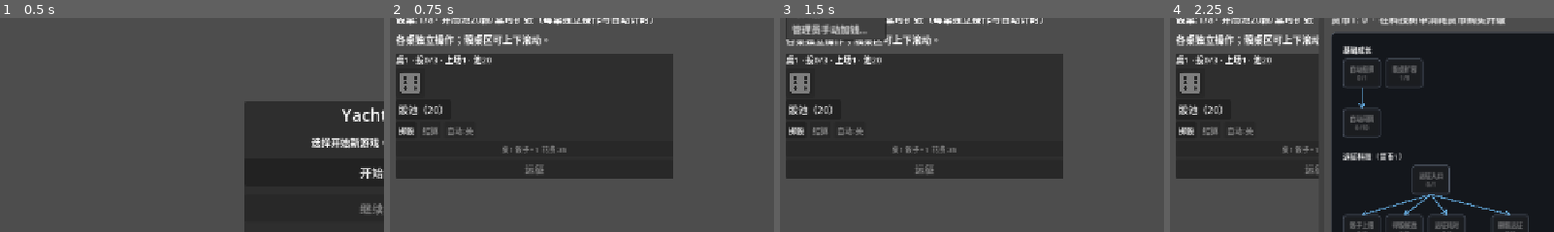
Above: before the commit, frames 1-4 (left to right).
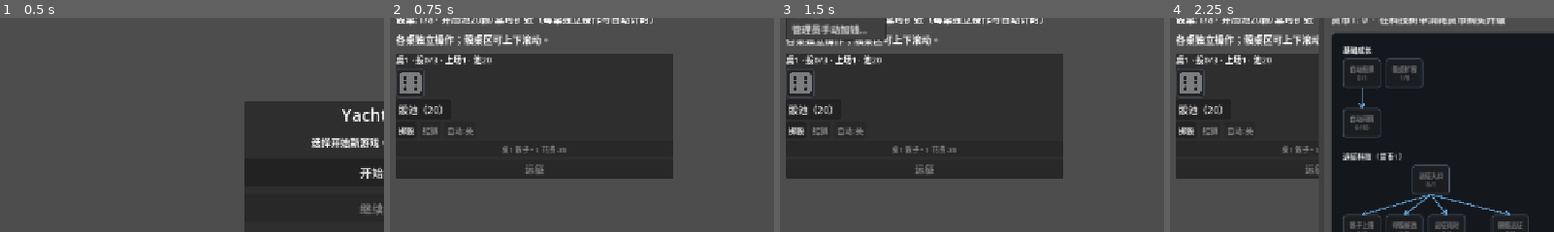
Above: after the commit, the same moments.

Repository: Dragonwalk2001/yacht
Game: Godot game, scene res://scenes/main.tscn
Two runs of this game, one before a commit and one after it. Both use one fixed random seed, a clock stepped at 60 frames per second and the inputs below.
Inputs:
- Up to frame 1 (0.5 s): no input
- Up to frame 2 (0.75 s): click "开始游戏" at 0.5 s
- Up to frame 3 (1.5 s): click "菜单" at 1.25 s
- Up to frame 4 (2.25 s): click "成长与解锁" at 2 s
The pictures show only the part of the screen within x 0-50%, y 14-64%; the shares and areas given below are measured in that part.

Frame 1 is identical in both runs. In frame 2, 0.2% of the frame differs, in the area x 1-10%, y 23-38%; in frame 3, 0.2%; in frame 4, 0.2%.

Commit message:
ui: Add rarity styling to dice buttons in pool browser

Diff:
--- a/scripts/ui_table_panels.gd
+++ b/scripts/ui_table_panels.gd
@@ -10,6 +10,7 @@
 var pool_browser_list: ItemList
 var pool_browser_preview: DiceFacePreview
 var pool_browser_subtitle: Label
+var _die_rarity_styles: Dictionary = {}
 
 
 func _init(p_host: Node) -> void:
@@ -215,6 +216,7 @@
 		if not root.visible:
 			continue
 		var dc := gs.get_table_dice_count(table_index)
+		var ap: Array[int] = gs.get_active_pool_indices(table_index)
 		for die_index in range(GameState.MAX_DICE_COUNT):
 			var die_button := _host.table_die_buttons[table_index][die_index] as Button
 			var visible_for_count := die_index < dc
@@ -236,6 +238,15 @@
 					held = bool(hrow[die_index])
 			die_button.icon = tex.get(value, tex[1])
 			die_button.text = ""
+			var rarity := 0
+			if die_index < ap.size():
+				var slot_idx := int(ap[die_index])
+				var dslot: Variant = gs.get_die_at_pool_slot(table_index, slot_idx)
+				if dslot is _Die:
+					rarity = clampi(int((dslot as _Die).rarity), 0, 2)
+			var rarity_style := _get_rarity_button_stylebox(rarity)
+			for style_name in ["normal", "hover", "pressed", "focus", "disabled"]:
+				die_button.add_theme_stylebox_override(style_name, rarity_style)
 			var auto_on := gs.is_table_auto_enabled(table_index)
 			die_button.set_pressed_no_signal(not _host.table_is_throwing[table_index] and held)
 			if _host.table_is_throwing[table_index]:
@@ -248,7 +259,6 @@
 				value,
 				"已锁定" if held else "可点锁定"
 			]
-			var ap: Array[int] = gs.get_active_pool_indices(table_index)
 			if die_index < ap.size():
 				var ps := int(ap[die_index])
 				var dslot: Variant = gs.get_die_at_pool_slot(table_index, ps)
@@ -257,3 +267,23 @@
 			die_button.tooltip_text = tip
 			var ru := int(gs.table_rolls_used[table_index])
 			die_button.disabled = _host.table_is_throwing[table_index] or auto_on or ru == 0
+
+
+func _get_rarity_button_stylebox(rarity: int) -> StyleBoxFlat:
+	var key := clampi(rarity, 0, 2)
+	if _die_rarity_styles.has(key):
+		return _die_rarity_styles[key] as StyleBoxFlat
+	var sb := StyleBoxFlat.new()
+	sb.bg_color = Color(0.06, 0.07, 0.09, 0.28)
+	sb.set_corner_radius_all(6)
+	sb.set_border_width_all(2)
+	match key:
+		1:
+			sb.border_color = Color(0.45, 0.78, 0.92, 0.95)
+		2:
+			sb.border_color = Color(0.95, 0.72, 0.28, 0.98)
+		_:
+			sb.border_color = Color(0.28, 0.31, 0.36, 0.75)
+	sb.set_content_margin_all(3)
+	_die_rarity_styles[key] = sb
+	return sb
